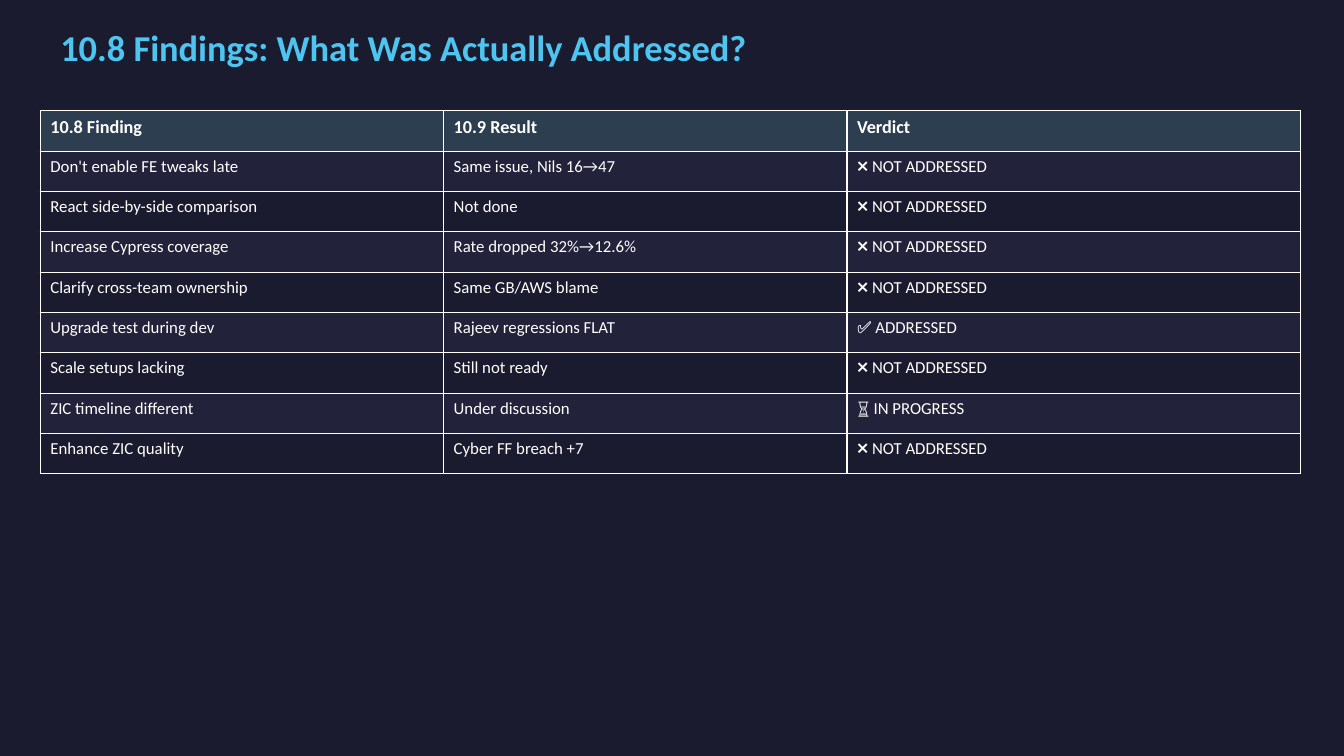
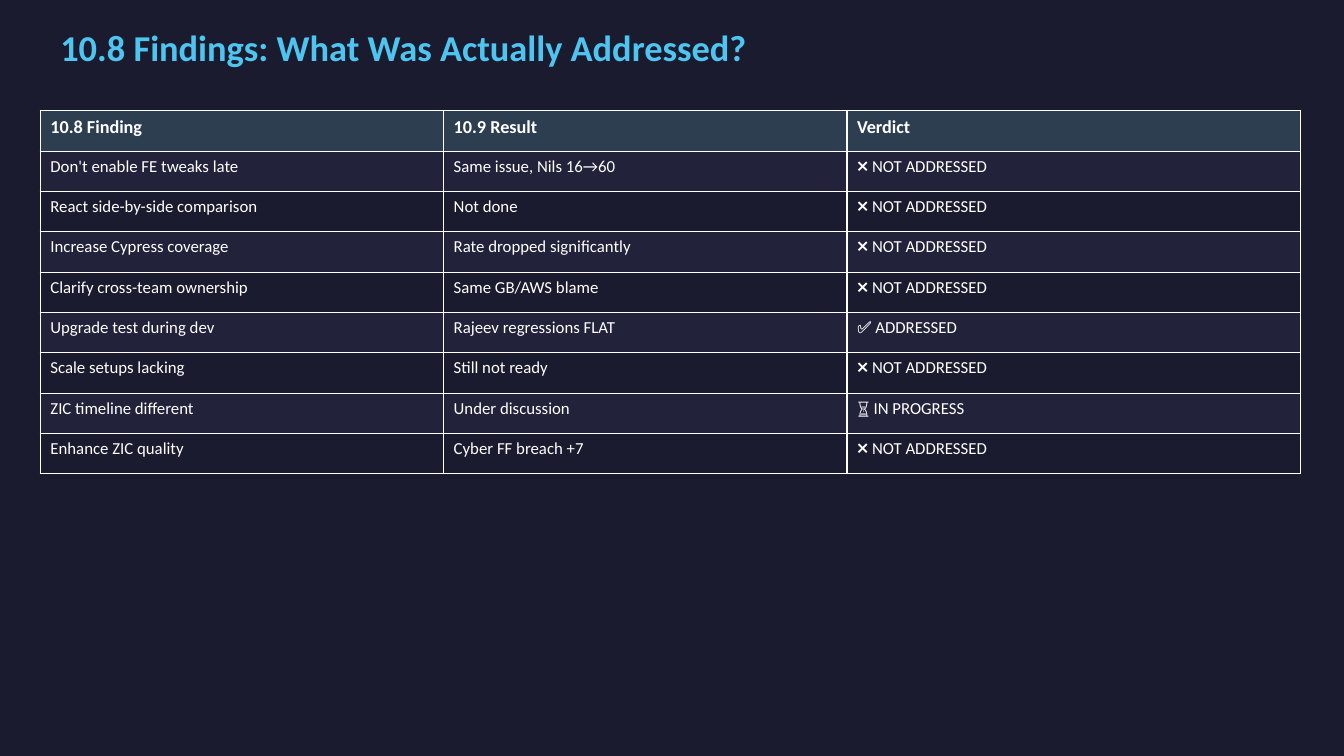
Before and after one commit to sandra-biton/retro, a slide deck: slide 18 of retro_109_presentation.pptx. Drawn at 1344x756 pixels with LibreOffice and Linux fonts; fonts in the diff are those of the drawing. Boxes give left, top, right and bottom in pixels: in the first picture for what was removed or moved away, otherwise in the second. Text is boxed around its words. In the diff, an @@ line names an element or a change of style, - is before the commit and + after.

```diff
--- a/retro_109_presentation.pptx
+++ b/retro_109_presentation.pptx
@@ table at bbox=[40, 111, 1301, 474] @@
-row 2, column 2: Same issue, Nils 16→47
+row 2, column 2: Same issue, Nils 16→60
-row 4, column 2: Rate dropped 32%→12.6%
+row 4, column 2: Rate dropped significantly
```
Also in this commit, not shown: 10 other slides changed, 1 other file.
